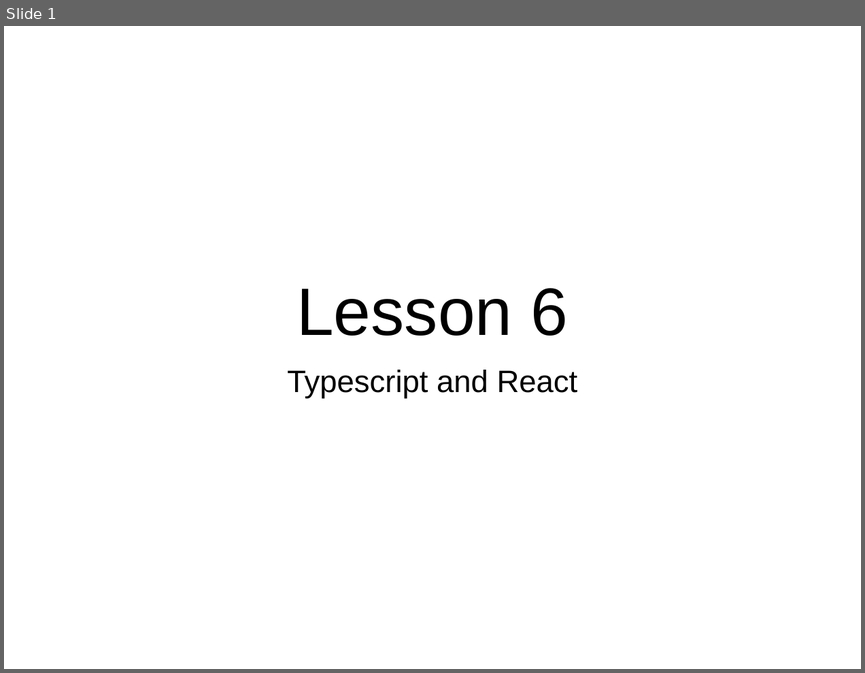
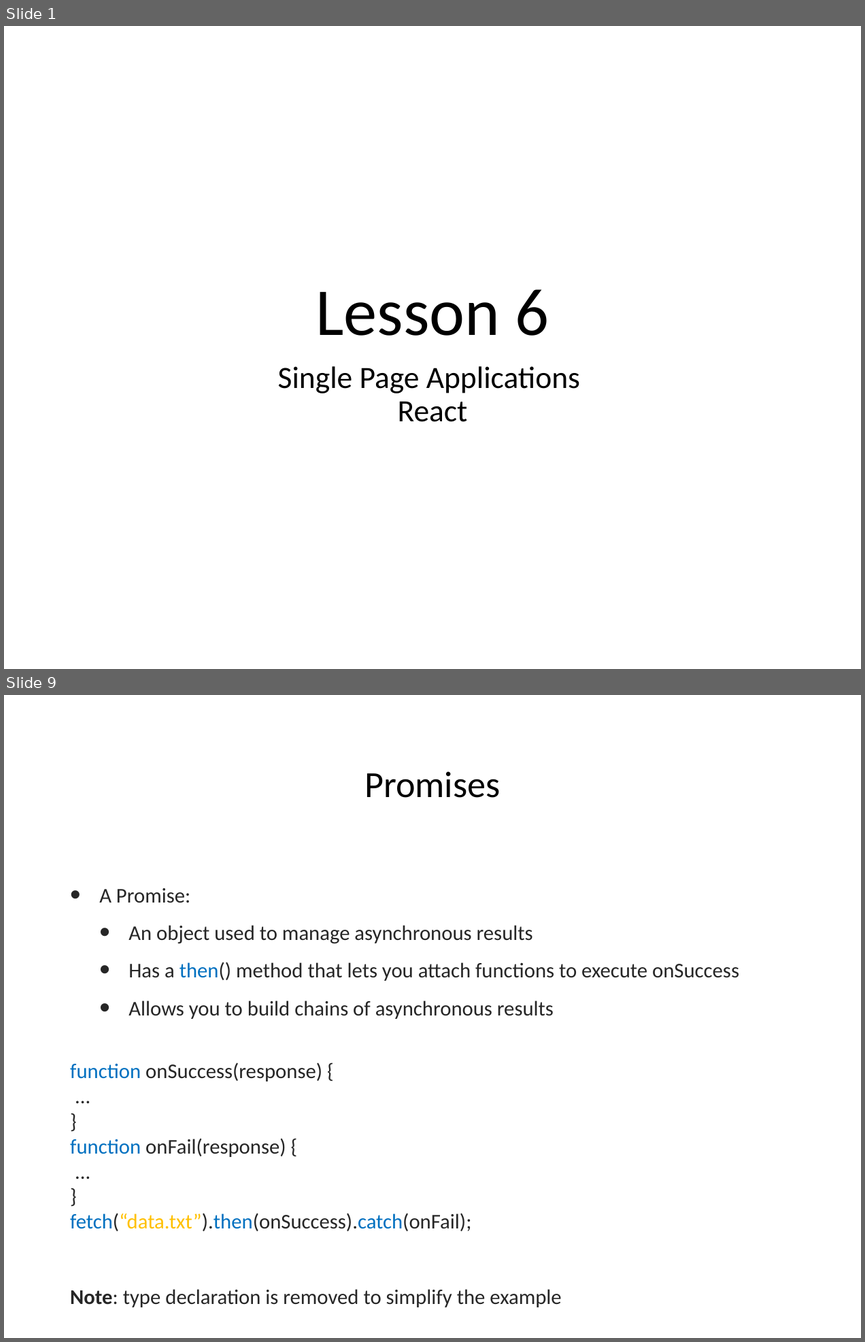
Before and after one commit to hogeschool/Development-5, a slide deck: Lectures/Lecture6/Lesson6.pptx. Shown one above the other, each under a label of ours: slide 1 before the commit, slides 1 and 9 after it; the slides between them are not shown. The pictures are 865x673 and 865x1342 pixels, drawn with LibreOffice and Linux fonts; fonts in the diff are those of the drawing. Boxes give left, top, right and bottom in pixels: in the first picture for what was removed or moved away, otherwise in the second. Text is boxed around its words. In the diff, an @@ line names an element or a change of style, - is before the commit and + after.

Commit message:
changed lesson 6

```diff
--- a/Lectures/Lecture6/Lesson6.pptx
+++ b/Lectures/Lecture6/Lesson6.pptx
@@ slide 9 added at <box>4,695,861,1338</box>, background #FFFFFF @@
@@ title added at <box>364,771,500,798</box>, 44 pt, text #000000 @@
+Promises
@@ text added at <box>70,888,739,1307</box>, 25 pt, text #262626 @@
+• A Promise:
+  • An object used to manage asynchronous results
+  • Has a then() method that lets you attach functions to execute onSuccess
+  • Allows you to build chains of asynchronous results
+function onSuccess(response) {
+...
+}
+function onFail(response) {
+...
+}
+fetch(“data.txt”).then(onSuccess).catch(onFail);
+Note: type declaration is removed to simplify the example
@@ slide 1 changed as well @@
@@ title "Lesson 6" at <box>315,289,549,335</box>: font Arial to Calibri @@
@@ subtitle at <box>278,366,580,422</box>: text changed; font Arial to Calibri @@
-Typescript and React
+Single Page Applications
+React
```
Also in this commit, not shown: 8 other slides changed, 13 other slides added, 5 slides removed.
